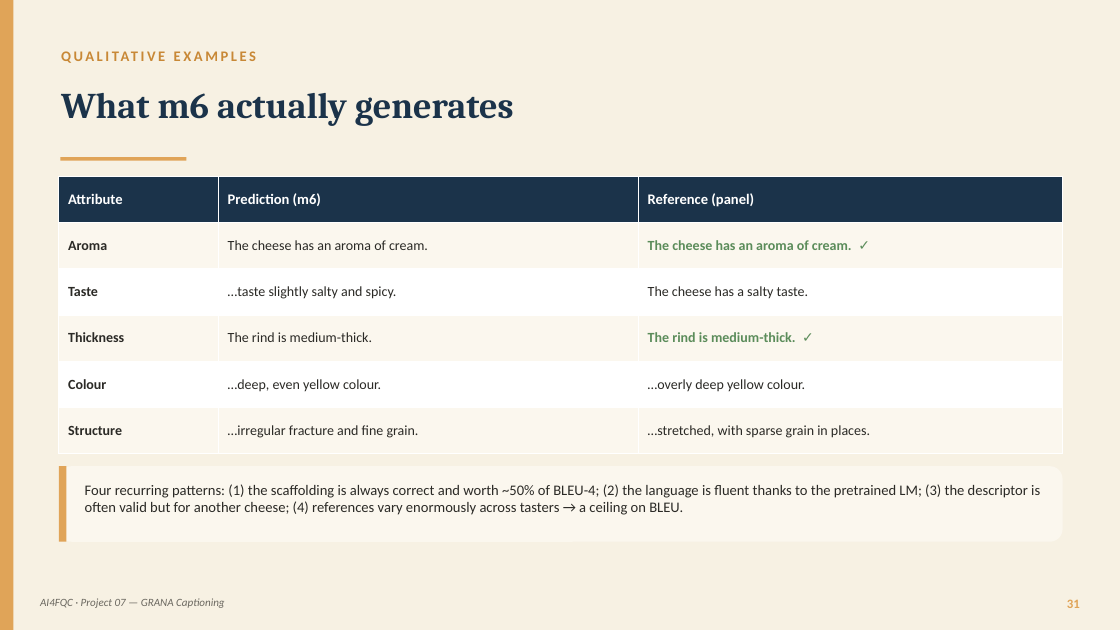
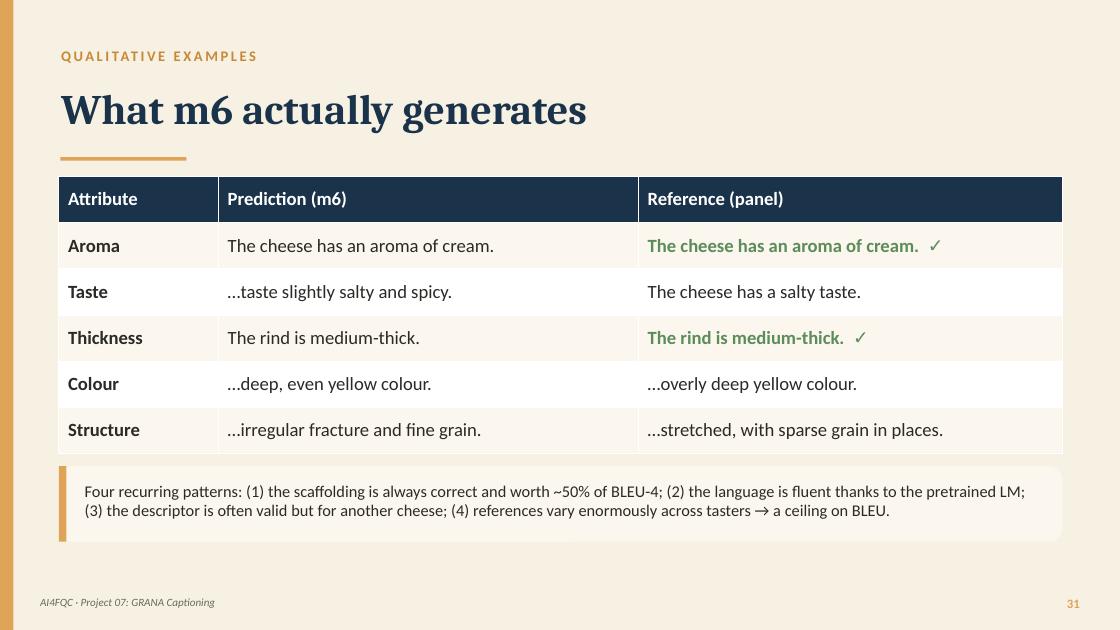
Before and after one commit to panciut/Cheese, a slide deck: slide 31 of presentation/Trentingrana_Captioning_EN.pptx. Drawn at 1120x630 pixels with LibreOffice and Linux fonts; fonts in the diff are those of the drawing. Boxes give left, top, right and bottom in pixels: in the first picture for what was removed or moved away, otherwise in the second. Text is boxed around its words. In the diff, an @@ line names an element or a change of style, - is before the commit and + after.

```diff
--- a/presentation/Trentingrana_Captioning_EN.pptx
+++ b/presentation/Trentingrana_Captioning_EN.pptx
@@ text "What m6 actually generates" at (61,95,587,134): size 31 to 36 pt @@
@@ table at (59,176,1063,454) @@
@@ size 12.5 to 16 pt in "Attribute", "Prediction (m6)", "Reference (panel)" @@
@@ size 12 to 16 pt in "Aroma", "The cheese has an aroma of cream.", "The cheese has an aroma of cream. ...", "Taste" and 11 more places @@
@@ text "Four recurring patterns: (1) the ..." at (85,485,1025,519): size 12.5 to 14 pt @@
@@ text at (40,598,216,608): text changed @@
-AI4FQC · Project 07 — GRANA Captioning
+AI4FQC · Project 07: GRANA Captioning
```
Also in this commit, not shown: 29 other slides changed, 1 other file.
